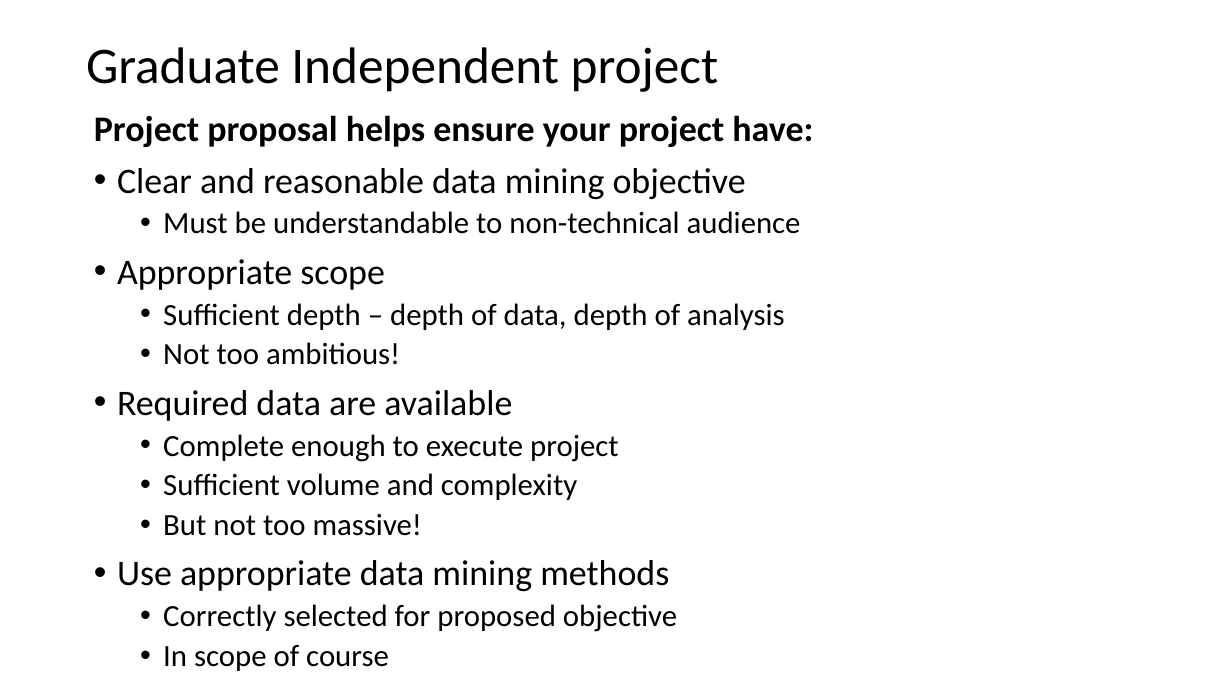
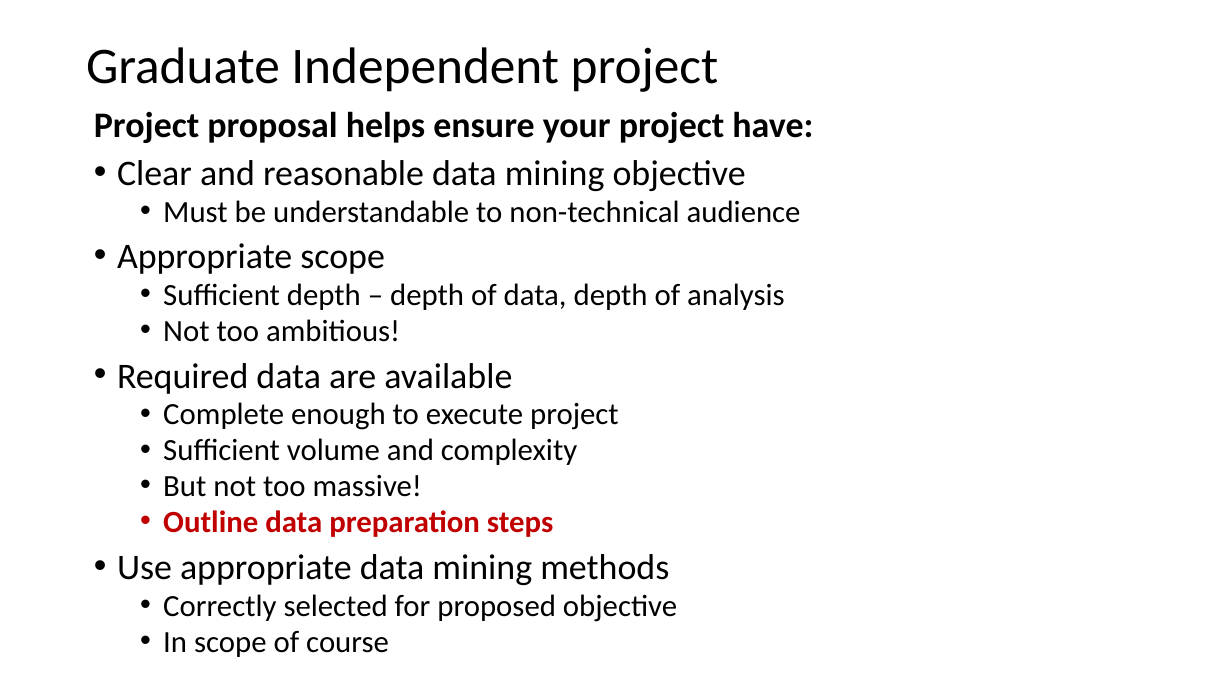
Before and after one commit to StephenElston/CSCI-E-83, a slide deck: slide 5 of SupplementaryMaterials/GraduateIndependentProject.pptx (slide 4 before the commit). Drawn at 1232x693 pixels with LibreOffice and Linux fonts; fonts in the diff are those of the drawing. Boxes give left, top, right and bottom in pixels: in the first picture for what was removed or moved away, otherwise in the second. Text is boxed around its words. In the diff, an @@ line names an element or a change of style, - is before the commit and + after.

Commit message:
Updates and correction to graudate project slides

```diff
--- a/SupplementaryMaterials/GraduateIndependentProject.pptx
+++ b/SupplementaryMaterials/GraduateIndependentProject.pptx
@@ text at (x1=94, y1=111, x2=813, y2=657): line spacing 0.9 to 0.8 @@
@@ text at (x1=163, y1=510, x2=553, y2=537): paragraph added @@
+  • Outline data preparation steps
```
Also in this commit, not shown: 5 other slides changed.
